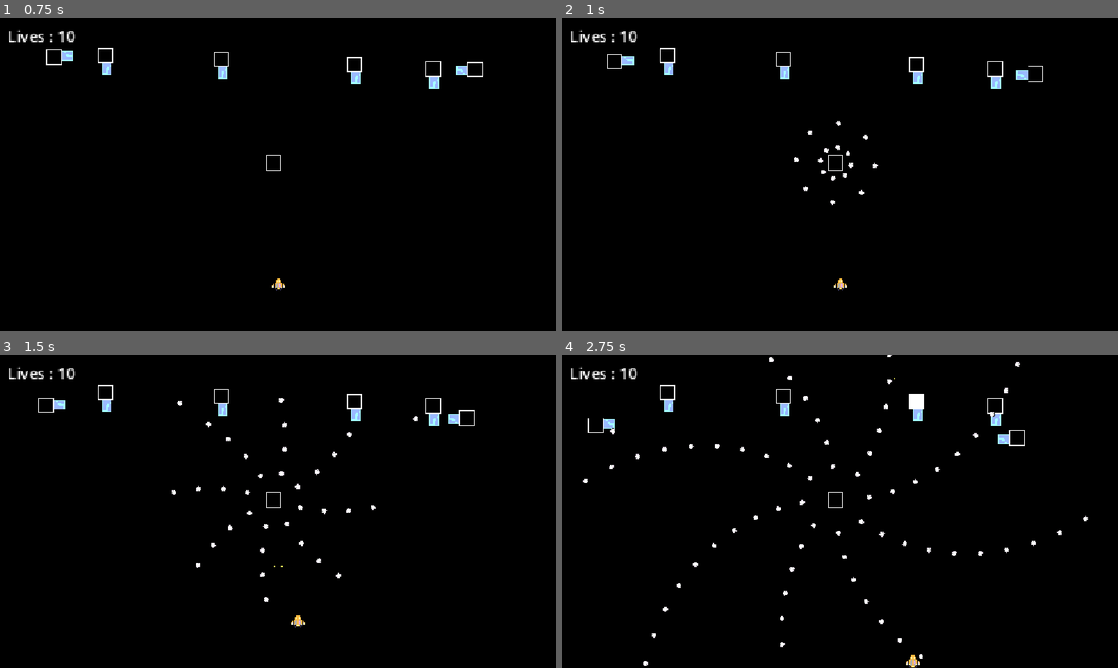
Above: before the commit, frames 1-4 (two rows, left to right).
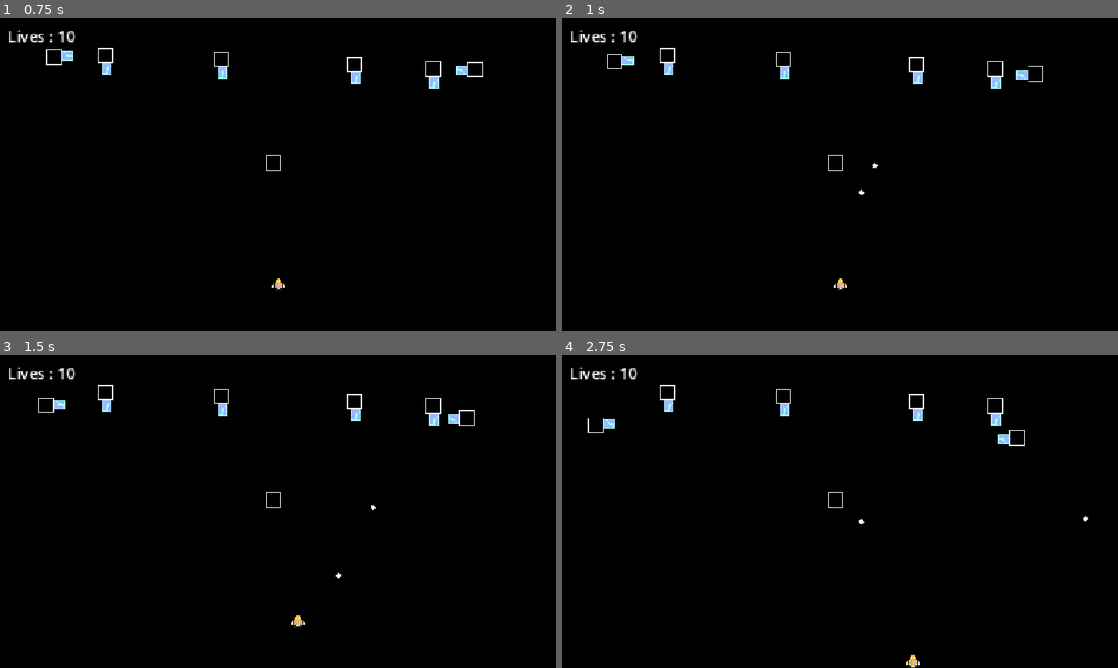
Above: after the commit, the same moments.

Repository: Draftier/Geometric-Invasion-CSS-497
Game: Godot game, scene res://scenes/UI/main_menu.tscn
Two runs of this game, one before a commit and one after it. Both use one fixed random seed, a clock stepped at 60 frames per second and the inputs below.
Inputs:
- Up to frame 1 (0.75 s): click "Singleplayer" at 0.5 s
- Up to frame 2 (1 s): no input
- Up to frame 3 (1.5 s): hold Right (right) from 1.28 s (still down); hold Z (shoot) from 1.28 s (still down)
- Up to frame 4 (2.75 s): release Right (right) at 2.03 s; release Z (shoot) at 2.03 s; hold Down (down) from 2.03 s (still down); tap Shift (slow) at 2.1 s

Frame 1 is identical in both runs. In frame 2, 0.1% of the frame differs, in the area x 41-55%, y 32-60%; in frame 3, 0.4%; in frame 4, 0.8%, in the area x 3-90%, y 0-100%.
Error after the commit: Invalid assignment of property or key 'shooter' with value of type 'String' on a base object of type 'Node2D'. (res://scripts/level_manager/level_manager.gd:78)

Commit message:
Attempting to implement hitbox and hurtbox concept to help simplify code

Diff:
--- a/geometric-invasion/scenes/Enemy/obstacle_bullet_base.tscn
+++ b/geometric-invasion/scenes/Enemy/obstacle_bullet_base.tscn
@@ -2,6 +2,7 @@
 
 [ext_resource type="Script" uid="uid://b83hpbe227thj" path="res://scripts/bullet/bullet.gd" id="1_vgagr"]
 [ext_resource type="Texture2D" uid="uid://blwmetdipeqh6" path="res://assets/sprites/bullet_2.png" id="2_caht2"]
+[ext_resource type="Script" uid="uid://dhan5ja6q4fjx" path="res://scripts/hurt_and_hit_box/hitbox.gd" id="3_q52o3"]
 
 [sub_resource type="CircleShape2D" id="CircleShape2D_v4deb"]
 radius = 6.0
@@ -14,7 +15,11 @@
 [node name="Sprite2D" type="Sprite2D" parent="." unique_id=905764174]
 texture = ExtResource("2_caht2")
 
-[node name="CollisionShape2D" type="CollisionShape2D" parent="." unique_id=1786711591]
+[node name="Hitbox" type="Area2D" parent="Sprite2D" unique_id=280840225]
+script = ExtResource("3_q52o3")
+metadata/_custom_type_script = "uid://dhan5ja6q4fjx"
+
+[node name="CollisionShape2D" type="CollisionShape2D" parent="Sprite2D/Hitbox" unique_id=1786711591]
 shape = SubResource("CircleShape2D_v4deb")
 
 [node name="VisibleOnScreenNotifier2D" type="VisibleOnScreenNotifier2D" parent="." unique_id=1619883727]
--- a/geometric-invasion/scenes/Player/player_bullet.tscn
+++ b/geometric-invasion/scenes/Player/player_bullet.tscn
@@ -3,21 +3,24 @@
 [ext_resource type="Texture2D" uid="uid://bore6o1rxng48" path="res://assets/sprites/player_bullet_placeholder.png" id="1_4g3gs"]
 [ext_resource type="Script" uid="uid://b83hpbe227thj" path="res://scripts/bullet/bullet.gd" id="1_46jqs"]
 [ext_resource type="Texture2D" uid="uid://du835wqb2j21b" path="res://assets/sprites/bitmap.png" id="3_0cue5"]
+[ext_resource type="Script" uid="uid://dhan5ja6q4fjx" path="res://scripts/hurt_and_hit_box/hitbox.gd" id="3_gynd6"]
 
 [sub_resource type="CapsuleShape2D" id="CapsuleShape2D_1tcrw"]
 radius = 3.0
 height = 12.0
 
-[node name="Bullet" type="Area2D" unique_id=1404794027]
+[node name="Bullet" type="Node2D" unique_id=1647006678]
 scale = Vector2(0.15, 0.15)
-collision_layer = 4
-collision_mask = 10
 script = ExtResource("1_46jqs")
 
 [node name="Sprite2D" type="Sprite2D" parent="." unique_id=593106910]
 texture = ExtResource("1_4g3gs")
 
-[node name="CollisionShape2D" type="CollisionShape2D" parent="." unique_id=583624272]
+[node name="Hitbox" type="Area2D" parent="Sprite2D" unique_id=1017809863]
+script = ExtResource("3_gynd6")
+metadata/_custom_type_script = "uid://dhan5ja6q4fjx"
+
+[node name="CollisionShape2D" type="CollisionShape2D" parent="Sprite2D/Hitbox" unique_id=583624272]
 position = Vector2(0, -2)
 shape = SubResource("CapsuleShape2D_1tcrw")
 
@@ -30,5 +33,4 @@
 energy = 0.2
 texture = ExtResource("3_0cue5")
 
-[connection signal="area_entered" from="." to="." method="_on_area_entered"]
 [connection signal="screen_exited" from="VisibleOnScreenNotifier2D" to="." method="_on_visible_on_screen_notifier_2d_screen_exited"]
--- /dev/null
+++ b/geometric-invasion/scripts/hurt_and_hit_box/hitbox.gd
@@ -0,0 +1,17 @@
+# This class represents a general hitbox utilized for this proejct
+class_name Hitbox
+extends Area2D
+
+# These variables are here to set an optional initial collision layer and mask, by default both on 0
+# Make sure the col layer and mask complement each other
+@export var col_layer : int = 0
+@export var col_mask : int = 0
+
+# This variable is utilized to determine how much damage the hitbox will deal
+@export var damage := 10
+
+# Func used to initailize values, use ready over init for values that are in inspector tree
+# Initialize col layer and mask on area2d
+func _ready() -> void:
+	collision_layer = col_layer
+	collision_mask = col_mask
--- /dev/null
+++ b/geometric-invasion/scripts/hurt_and_hit_box/hurtbox.gd
@@ -0,0 +1,30 @@
+class_name Hurtbox
+extends Area2D
+
+# These variables are here to set an optional initial collision layer and mask, by default both on 0
+# Make sure the col layer and mask complement each other
+@export var col_layer : int = 0
+@export var col_mask : int = 0
+
+# Func used to initailize values, use ready over init for values that are in inspector tree
+# Initialize col layer and mask on area2d and connect signal for hurtbox to deal damage to hitbox
+func _ready() -> void:
+	collision_layer = col_layer
+	collision_mask = col_mask
+
+	area_entered.connect(_on_area_entered)
+
+
+# Function to check what hitbox the hurtbox has detected and deal damage to the hitbox
+func _on_area_entered(hitbox: Hitbox) -> void:
+	# Initial check to see if null
+	if hitbox == null:
+		return
+
+	# Checks to see if owner node has any function that hurtbox can dish out
+	if owner.has_method("take_damage"):
+		owner.take_damage(hitbox.damage)
+	elif owner.has_method("destroy"):
+		owner.destroy()
+
+	pass
Not shown, added: geometric-invasion/scripts/hurt_and_hit_box/hitbox.gd.uid
Not shown, added: geometric-invasion/scripts/hurt_and_hit_box/hurtbox.gd.uid
